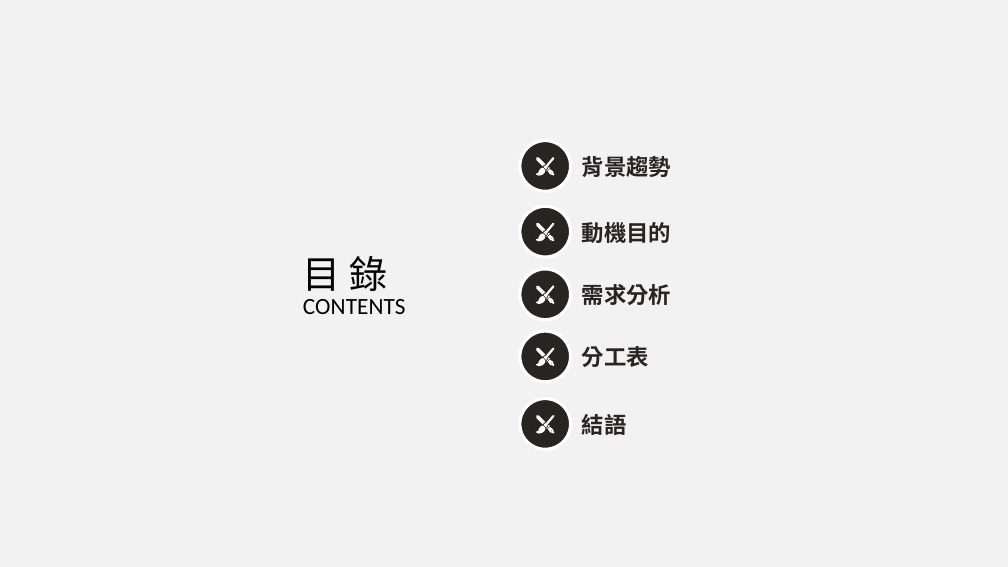
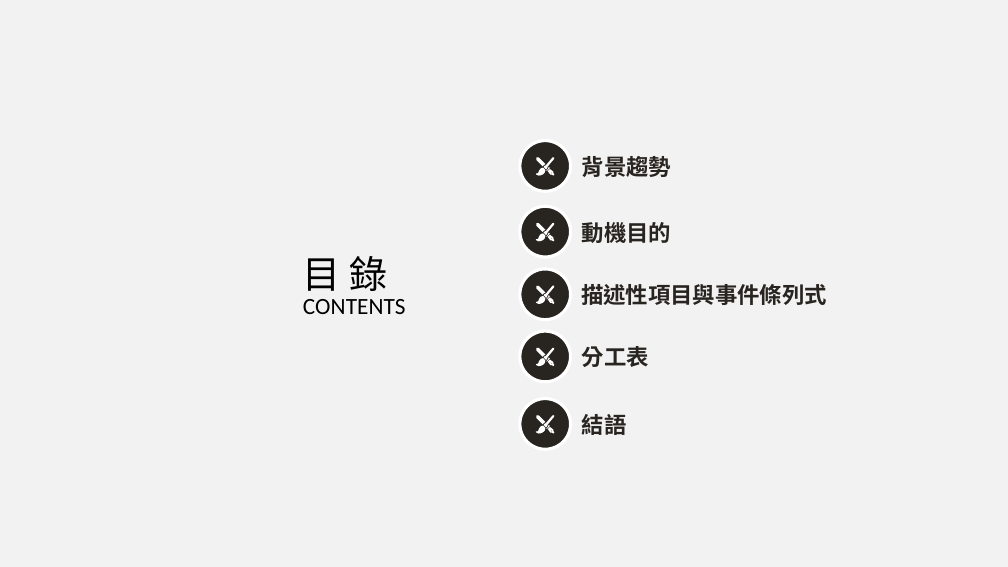
Before and after one commit to 0451030/108_SE_Team8, a slide deck: slide 2 of 軟體工程_期中報告.pptx. Drawn at 1008x567 pixels with LibreOffice and Linux fonts; fonts in the diff are those of the drawing; background and template pictures are left out. Boxes give left, top, right and bottom in pixels: in the first picture for what was removed or moved away, otherwise in the second. Text is boxed around its words. In the diff, an @@ line names an element or a change of style, - is before the commit and + after.

```diff
--- a/軟體工程_期中報告.pptx
+++ b/軟體工程_期中報告.pptx
@@ text at [581, 284, 827, 305]: text changed @@
-需求分析
+描述性項目與事件條列式
```
Also in this commit, not shown: 4 other slides changed, 4 slides added, 2 slides removed.
